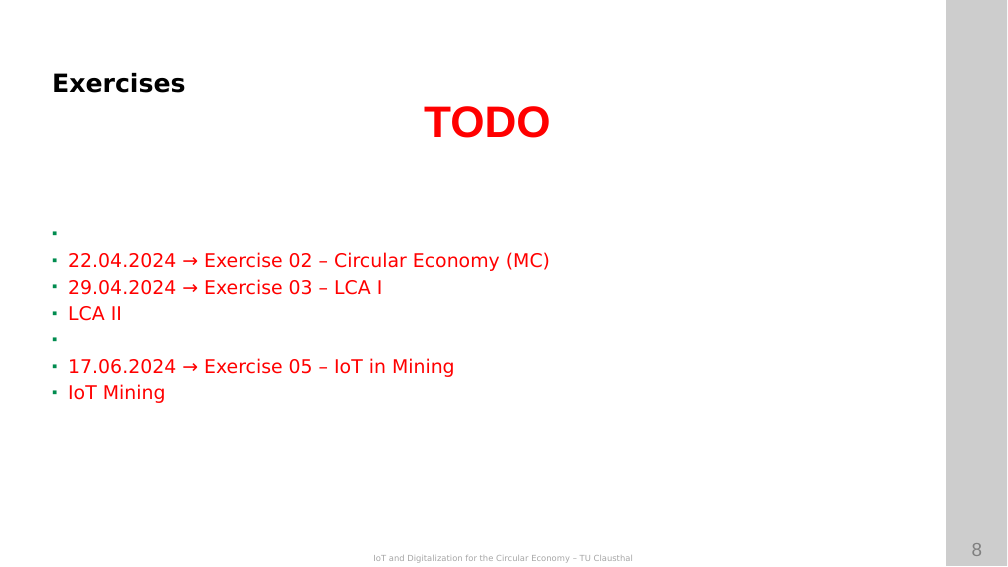
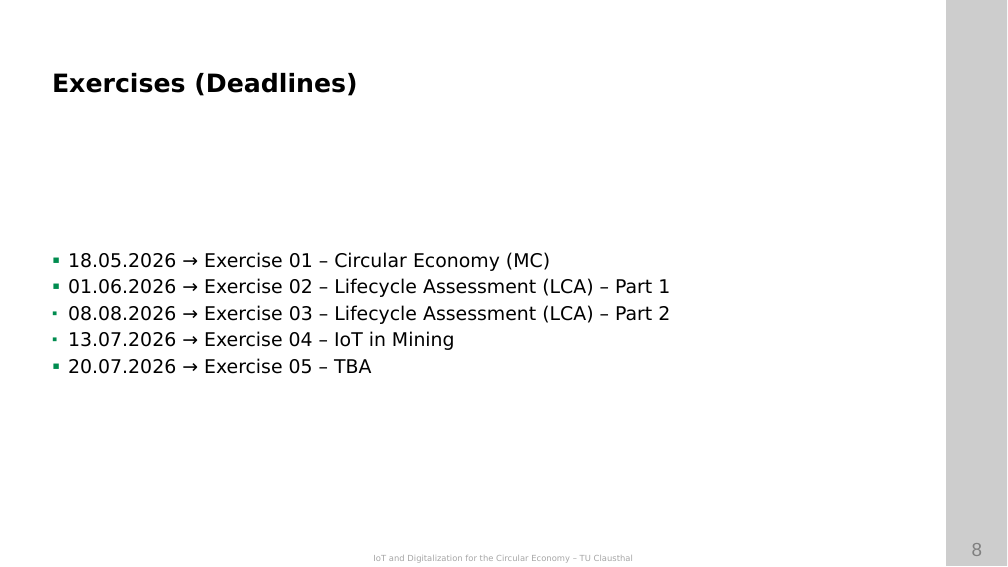
Before and after one commit to ETCE-LAB/teaching-material, a slide deck: slide 8 of IoT-and-Digitalization-for-the-Circular-Economy/IoT-CE-L00-Organization.pptx. Drawn at 1008x567 pixels with LibreOffice and Linux fonts; fonts in the diff are those of the drawing; background and template pictures are left out. Boxes give left, top, right and bottom in pixels: in the first picture for what was removed or moved away, otherwise in the second. Text is boxed around its words. In the diff, an @@ line names an element or a change of style, - is before the commit and + after.

```diff
--- a/IoT-and-Digitalization-for-the-Circular-Economy/IoT-CE-L00-Organization.pptx
+++ b/IoT-and-Digitalization-for-the-Circular-Economy/IoT-CE-L00-Organization.pptx
@@ text at box(52, 73, 357, 96): text changed @@
-Exercises
+Exercises (Deadlines)
@@ text removed at box(424, 106, 551, 138) @@
-TODO
@@ text at box(68, 252, 670, 374): text changed; text colour #FF0000 to #000000 @@
-▪ 22.04.2024 → Exercise 02 – Circular Economy (MC)
-▪ 29.04.2024 → Exercise 03 – LCA I
-▪ LCA II
-▪ 17.06.2024 → Exercise 05 – IoT in Mining
-▪ IoT Mining
+▪ 18.05.2026 → Exercise 01 – Circular Economy (MC)
+▪ 01.06.2026 → Exercise 02 – Lifecycle Assessment (LCA) – Part 1
+▪ 08.08.2026 → Exercise 03 – Lifecycle Assessment (LCA) – Part 2
+▪ 13.07.2026 → Exercise 04 – IoT in Mining
+▪ 20.07.2026 → Exercise 05 – TBA
```
Also in this commit, not shown: 1 other slide changed, 17 slides added, 1 other file.
